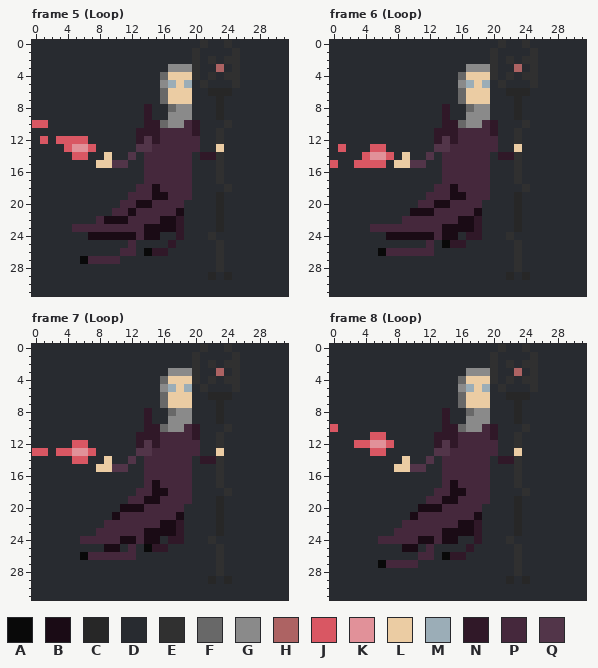
File history of a pixel-art file, SkeletonSlayerUnity/Assets/ASSETS_ROOT/animations/mainchar_new/mainchar.aseprite. This is how it looked before the edit.
32x32 pixels, 8 frames. Shown: frame 5 (Loop), frame 6 (Loop), frame 7 (Loop), frame 8 (Loop). The commit also changed other frames, which this record leaves out.
Palette (. is transparent): A #090909  B #1a0b15  C #272727  D #282b30  E #303030  F #686868  G #8a8a8a  H #ad6363  J #d95763  K #e19199  L #ebcca3  M #9badb7  N #301828  P #45283c  Q #523549
The result:
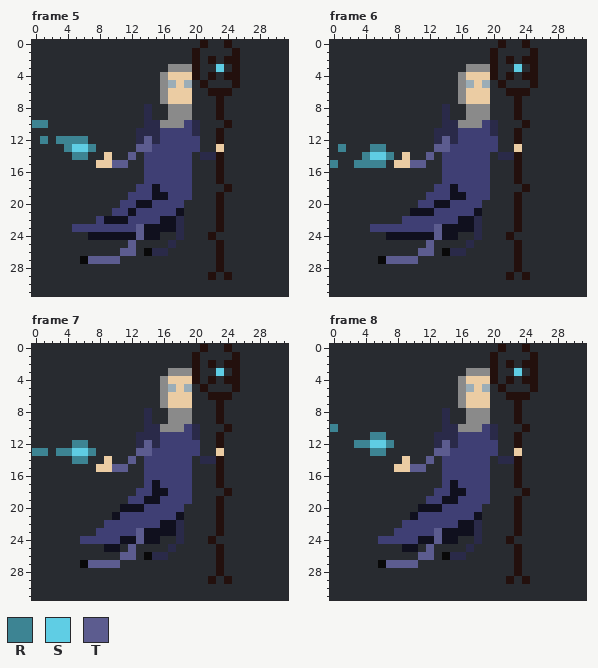
Colours new in this view: R #3d8493  S #5fcde4  T #5c5c8f
The edit:
colour B: #1a0b15 -> #10101e
colour E: #303030 -> #23100d
colour N: #301828 -> #2a2a49
colour P: #45283c -> #3f3f74
Changed rows in their new state; - is a pixel that keeps its letter.
Frame 5, layer "Mage":
first column x 0:
 3 -----------------------S-
 4 ----------------G--------
 6 ----------------G-----EEE
 7 ----------------G------E-
 8 -----------------G-----E-
 9 -----------------------E-
10 RR--------------G--------
12 -R-RRRR-------T----------
13 ----RSSR-----TT----------
14 -----RR-----T------------
15 ----------TT-------------
first column x 7:
19 ----------------E-
20 ----------------E-
21 ----------------E-
22 ----------------E-
23 ------T---------E-
24 ------T-----------
25 -----T------------
26 ----TT------------
27 TTTT--------------
29 ---------------E-E
Frame 6, layer "Mage":
first column x 0:
 3 -----------------------S-
 4 ----------------G--------
 6 ----------------G-----EEE
 7 ----------------G------E-
 8 -----------------G-----E-
 9 -----------------------E-
10 ----------------G--------
12 --------------T----------
13 -R---RR------TT----------
14 ----RSSR----T------------
15 R--RRRR---TT-------------
first column x 6:
19 -----------------E-
20 -----------------E-
21 -----------------E-
22 -----------------E-
23 -------T---------E-
24 -------T---D-------
25 ------T-DDDN-------
26 DDDDDTT-ANN--------
27 ATTTT--------------
29 ----------------E-E
Frame 7, layer "Mage":
first column x 0:
 3 -----------------------S-
 4 ----------------G--------
 6 ----------------G-----EEE
 7 ----------------G------E-
 8 -----------------G-----E-
 9 -----------------------E-
10 ----------------G--------
12 -----RR-------T----------
13 RR-RRSSR-----TT----------
14 -----RR-----T------------
15 ----------TT-------------
first column x 6:
19 -----------------E-
20 -----------------E-
21 -----------------E-
22 -----------------E-
23 -------T---------E-
24 -------T---D-------
25 ------T-DDDN-------
26 DDDDDTT-ANN--------
27 ATTTT--------------
29 ----------------E-E
Frame 8, layer "Mage":
first column x 0:
 3 -----------------------S-
 4 ----------------G--------
 6 ----------------G-----EEE
 7 ----------------G------E-
 8 -----------------G-----E-
 9 -----------------------E-
10 R---------------G--------
11 -----RR------------------
12 ---RRSSR------T----------
13 -----RR------TT----------
14 ------------T------------
15 ----------TT-------------
first column x 7:
19 ----------------E-
20 ----------------E-
21 ----------------E-
22 ----------------E-
23 ------T---------E-
24 ------T-----------
25 -----T------------
26 ----TT------------
27 TTTT--------------
29 ---------------E-E
Where, in picture pixels (left, top, right, bottom), the same in both pictures:
changed: (32, 40, 240, 280)
changed: (330, 40, 538, 280)
changed: (32, 344, 240, 584)
changed: (330, 344, 538, 584)
